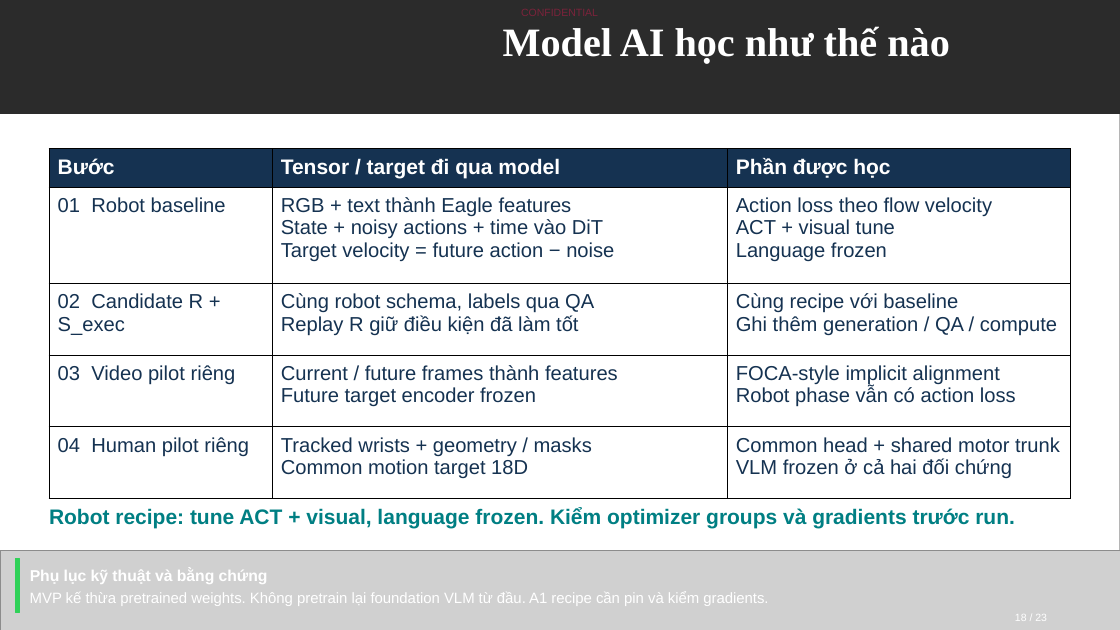
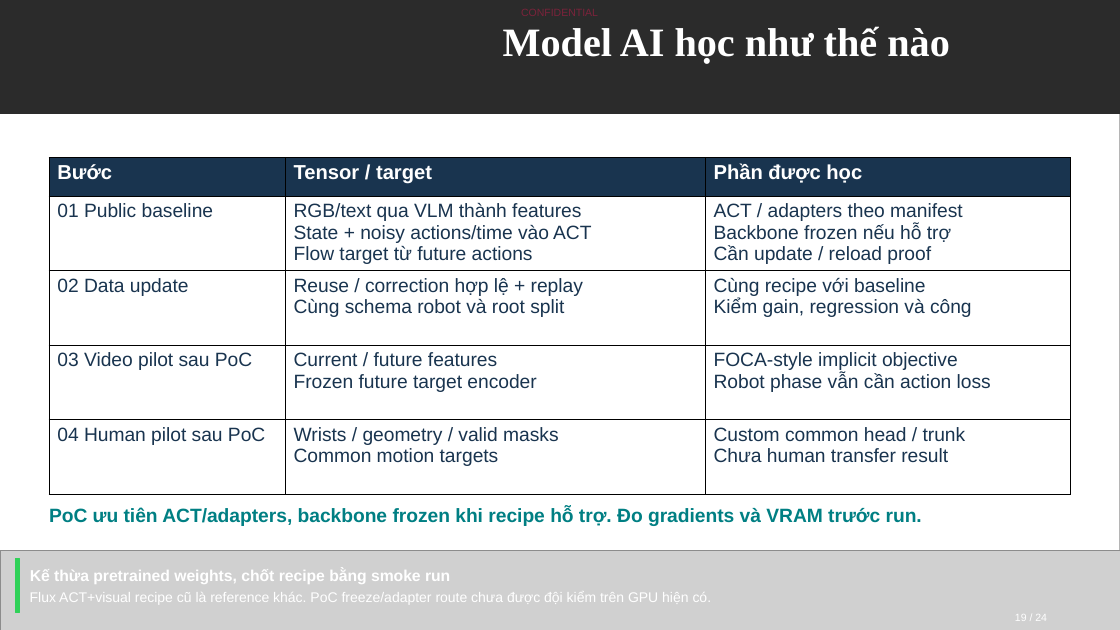
Before and after one commit to hiwe0305/denso-challenge, a slide deck: slide 19 of deliverables/DENSO-Humanoid-Data-Flywheel-2026.pptx (slide 18 before the commit). Drawn at 1120x630 pixels with LibreOffice and Linux fonts; fonts in the diff are those of the drawing; grey boxes stand for pictures; background and template pictures are left out; a plain dark background stands for a picture behind light text. Boxes give left, top, right and bottom in pixels: in the first picture for what was removed or moved away, otherwise in the second. Text is boxed around its words. In the diff, an @@ line names an element or a change of style, - is before the commit and + after.

Commit message:
Clarify 30-day public-data PoC and real-robot demo gates

```diff
--- a/deliverables/DENSO-Humanoid-Data-Flywheel-2026.pptx
+++ b/deliverables/DENSO-Humanoid-Data-Flywheel-2026.pptx
@@ table at box(49, 158, 1070, 495) @@
-row 1, column 2: Tensor / target đi qua model
+row 1, column 2: Tensor / target
-row 2: 01 Robot baseline | RGB + text thành Eagle features / State + noisy actions + time vào DiT / Target velocity = future action − noise | Action loss theo flow velocity / ACT + visual tune / Language frozen
+row 2: 01 Public baseline | RGB/text qua VLM thành features / State + noisy actions/time vào ACT / Flow target từ future actions | ACT / adapters theo manifest / Backbone frozen nếu hỗ trợ / Cần update / reload proof
-row 3: 02 Candidate R + S_exec | Cùng robot schema, labels qua QA / Replay R giữ điều kiện đã làm tốt | Cùng recipe với baseline / Ghi thêm generation / QA / compute
+row 3: 02 Data update | Reuse / correction hợp lệ + replay / Cùng schema robot và root split | Cùng recipe với baseline / Kiểm gain, regression và công
-row 4: 03 Video pilot riêng | Current / future frames thành features / Future target encoder frozen | FOCA-style implicit alignment / Robot phase vẫn có action loss
+row 4: 03 Video pilot sau PoC | Current / future features / Frozen future target encoder | FOCA-style implicit objective / Robot phase vẫn cần action loss
-row 5: 04 Human pilot riêng | Tracked wrists + geometry / masks / Common motion target 18D | Common head + shared motor trunk / VLM frozen ở cả hai đối chứng
+row 5: 04 Human pilot sau PoC | Wrists / geometry / valid masks / Common motion targets | Custom common head / trunk / Chưa human transfer result
@@ fill #153251 to #19344F in row 1 @@
@@ size 18 to 17.2 pt in "Bước", "Phần được học" @@
@@ table: place and size @@
-table at box(49, 149, 1071, 499)
+table at box(49, 158, 1070, 495)
@@ text at box(49, 507, 922, 526): text changed; size 18 to 16.5 pt @@
-Robot recipe: tune ACT + visual, language frozen. Kiểm optimizer groups và gradients trước run.
+PoC ưu tiên ACT/adapters, backbone frozen khi recipe hỗ trợ. Đo gradients và VRAM trước run.
@@ text at box(30, 569, 450, 584): text changed @@
-Phụ lục kỹ thuật và bằng chứng
+Kế thừa pretrained weights, chốt recipe bằng smoke run
@@ text at box(30, 592, 712, 604): text changed; size 12.8 to 12 pt @@
-MVP kế thừa pretrained weights. Không pretrain lại foundation VLM từ đầu. A1 recipe cần pin và kiểm gradients.
+Flux ACT+visual recipe cũ là reference khác. PoC freeze/adapter route chưa được đội kiểm trên GPU hiện có.
```
Also in this commit, not shown: 19 other slides changed, 4 slides added, 3 slides removed, 18 other files.
